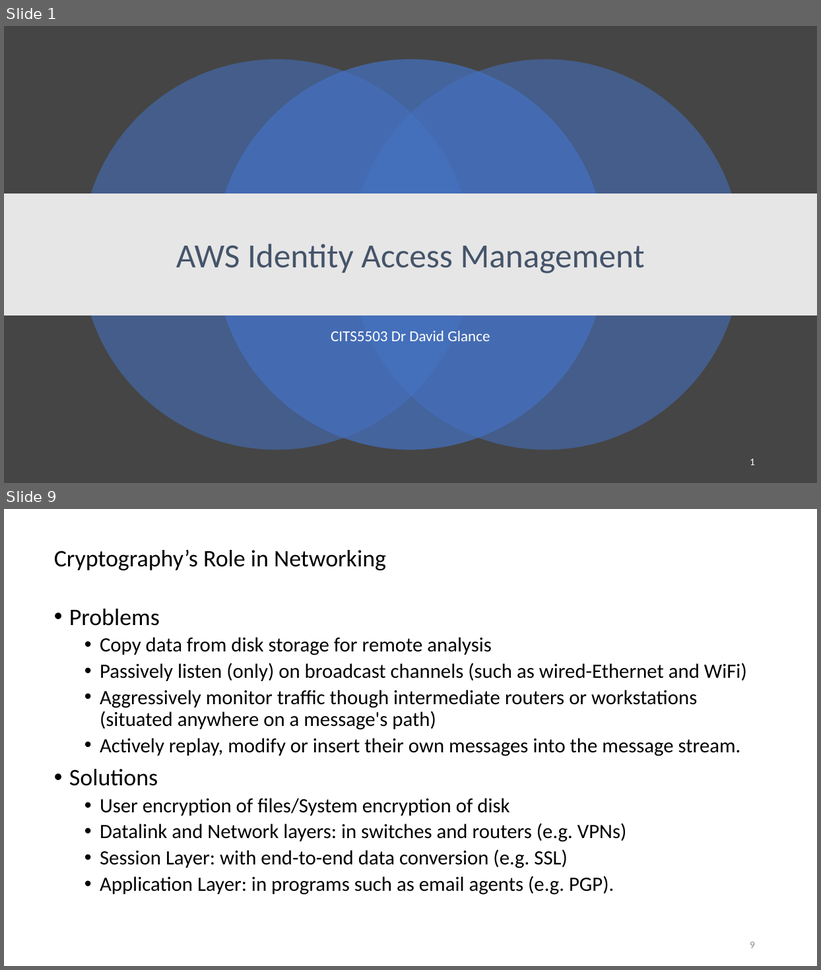
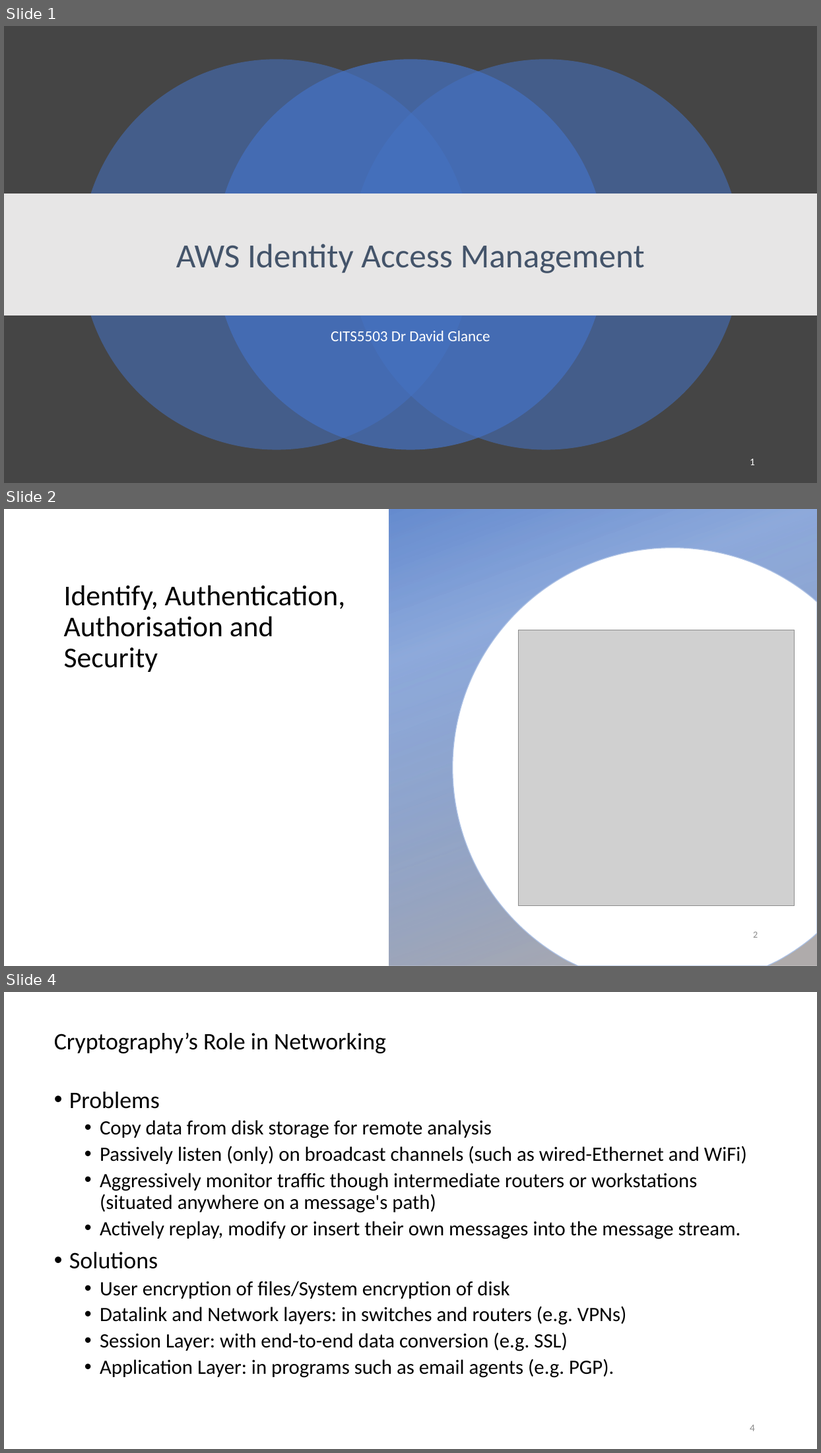
Before and after one commit to uwacsp/cits5503, a slide deck: Lectures/CITS5503LectureIAM.pptx. Shown one above the other, each under a label of ours: slides 1 and 9 before the commit, slides 1, 2 and 4 after it; the slides between them are not shown. The pictures are 821x970 and 821x1453 pixels, drawn with LibreOffice and Linux fonts; fonts in the diff are those of the drawing; grey boxes stand for pictures; background and template pictures are left out. Boxes give left, top, right and bottom in pixels: in the first picture for what was removed or moved away, otherwise in the second. Text is boxed around its words. In the diff, an @@ line names an element or a change of style, - is before the commit and + after.

```diff
--- a/Lectures/CITS5503LectureIAM.pptx
+++ b/Lectures/CITS5503LectureIAM.pptx
@@ slide 2 added at (x1=4, y1=509, x2=817, y2=966), background picture (left out) @@
@@ rectangle added at (x1=389, y1=509, x2=817, y2=966), fill gradient #4472C4 to #AFABAB @@
@@ freeform shape added at (x1=453, y1=548, x2=817, y2=966), fill #FFFFFF, outline #AFABAB 1 pt @@
@@ title added at (x1=64, y1=585, x2=345, y2=672), 34 pt, text #000000 @@
+Identify, Authentication, Authorisation and Security
@@ picture added at (x1=518, y1=630, x2=795, y2=907) @@
@@ page number added at (x1=753, y1=932, x2=758, y2=938), 11 pt, text #898989 @@
+2
@@ what was slide 9 is now slide 4 @@
@@ page number at (x1=750, y1=1425, x2=755, y2=1432): text changed @@
-9
+4
```
Also in this commit, not shown: 7 slides changed, 11 other slides added, 3 other files.
